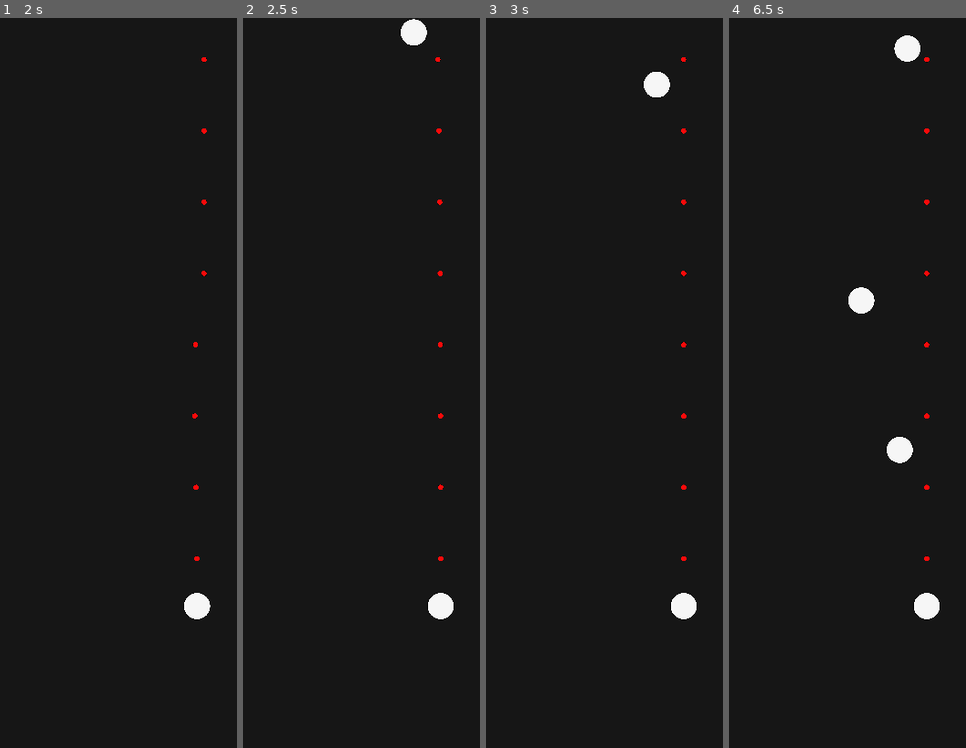
Above: before the commit, frames 1-4 (left to right).
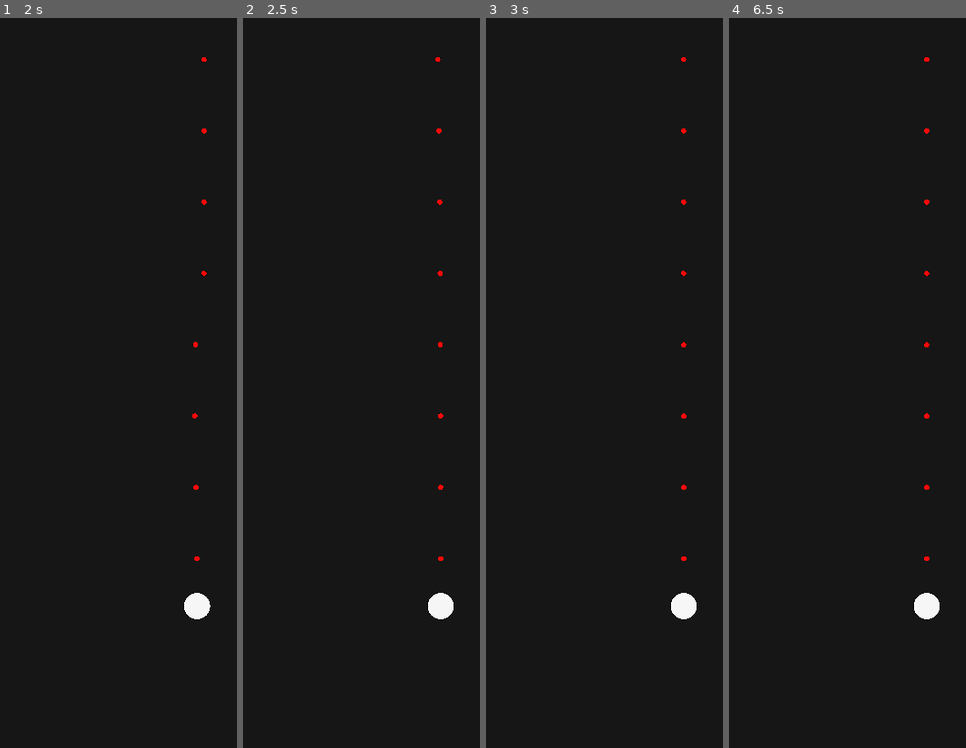
Above: after the commit, the same moments.

Repository: den-dimas/circlers-war
Game: Godot game, scene res://scenes/screens/main.tscn
Same seed, same stepped clock (60 frames per second), same inputs: the game is played once before the commit and once after it.
Inputs (mouse positions are in pixels of both pictures, inside the frame that each line leads up to):
- Up to frame 1 (2 s): tap Enter at 0.5 s; drag from (196, 660) to (outside the picture) at 0.52 s; drag from (116, 419) to (196, 660) at 1.27 s
- Up to frame 2 (2.5 s): move the mouse to (outside the picture) at 2.02 s; click (outside the picture) at 2.17 s
- Up to frame 3 (3 s): drag from (663, 529) to (561, 273) at 2.77 s
- Up to frame 4 (6.5 s): move the mouse to (outside the picture) at 3.52 s; click (outside the picture) at 3.67 s; drag from (804, 273) to (899, 215) at 4.27 s; move the mouse to (947, 383) at 5.02 s; click (947, 383) at 5.17 s; drag from (866, 200) to (845, 419) at 5.77 s

Frame 1 is identical in both runs. In frame 2, 0.3% of the frame differs, in the area x 66-78%, y 0-4%; in frame 3, 0.3%; in frame 4, 0.9%, in the area x 50-81%, y 2-61%.

Commit message:
FEATURE: Spawning group of people

Diff:
--- a/scenes/entity/people.tscn
+++ b/scenes/entity/people.tscn
@@ -25,4 +25,3 @@
 [node name="Weapon" parent="." instance=ExtResource("3_xw6rk")]
 
 [connection signal="area_entered" from="." to="." method="_on_area_entered"]
-[connection signal="screen_entered" from="VisibleOnScreenNotifier2D" to="." method="_on_visible_on_screen_notifier_2d_screen_entered"]
--- a/scenes/screens/main.tscn
+++ b/scenes/screens/main.tscn
@@ -48,11 +48,11 @@
 position = Vector2(275, -71)
 
 [node name="PeopleSpawner" type="Node2D" parent="."]
-position = Vector2(0, -48)
+position = Vector2(0, 283)
 script = ExtResource("5_lf8hh")
 
 [node name="Timer" type="Timer" parent="PeopleSpawner"]
-wait_time = 2.0
+wait_time = 5.0
 autostart = true
 
 [connection signal="timeout" from="PeopleSpawner/Timer" to="PeopleSpawner" method="_on_timer_timeout"]
--- a/scripts/controller/controller.gd
+++ b/scripts/controller/controller.gd
@@ -20,10 +20,10 @@
 
 	var player: People = people_scene.instantiate()
 
+	player.position = Vector2.ZERO
+
 	add_child(player)
 	add_member(player)
-
-	player.position = Vector2.ZERO
 
 func _process(delta):
 	if new_position != null && position.distance_to(new_position) > 0.0:
--- /dev/null
+++ b/scripts/people/group_people.gd
@@ -0,0 +1,16 @@
+class_name PeopleGroup
+extends NodeGroup
+
+var move_speed: float
+
+func _ready() -> void:
+  var screen_notifier = VisibleOnScreenNotifier2D.new()
+  add_child(screen_notifier)
+
+  screen_notifier.connect("screen_exited", on_outside_screen)
+
+func _process(delta):
+  position.y += move_speed * delta
+
+func on_outside_screen():
+  queue_free()
--- a/scripts/people/people.gd
+++ b/scripts/people/people.gd
@@ -7,12 +7,19 @@
 @export
 var move_speed := 100.0
 
+func _ready():
+	var screen_notifier = $"VisibleOnScreenNotifier2D"
+
+	screen_notifier.connect("screen_exited", queue_free)
+
 func _process(delta):
 	if !in_group:
 		position.y += move_speed * delta
 
 	reposition(delta)
 
+func _on_area_entered(area: NodeGroupMember) -> void:
+	if !in_group || get_parent().many_column_per_row < 1: return
 
-func _on_visible_on_screen_notifier_2d_screen_exited() -> void:
-	queue_free()
+	if in_group and area is NodeGroupMember and get_parent() is Controller:
+		get_parent().call_deferred("add_member", area)
--- a/scripts/people/people_spawner.gd
+++ b/scripts/people/people_spawner.gd
@@ -19,15 +19,42 @@
 
 func _process(_delta):
 	if (can_spawn):
-		var p: People = people_preset.instantiate()
-
-		add_child(p)
-
-		p.position.x = randf_range(48, get_viewport().content_scale_size.x - 48)
-		p.move_speed = randf_range(100, 300)
-		p.get_node("Weapon").random_bullet_speed(slowest_bullet_speed, fastest_bullet_speed)
+		spawn_group()
 
 		can_spawn = false
 
 func _on_timer_timeout() -> void:
 	can_spawn = true
+
+func spawn_group():
+	var group: PeopleGroup = PeopleGroup.new()
+	var num_people = randi_range(3, 5)
+
+	group.move_size = Vector2(16.4, 16.4)
+	group.first_row_many_column = 1
+	group.max_column = 10
+	group.add_column_per_row = 2
+	group.position.x = randf_range(48, get_viewport().content_scale_size.x - 48)
+	group.move_speed = 0
+
+	var i = 0
+	while i < num_people:
+
+		var p: People = people_preset.instantiate()
+
+		p.move_speed = 0
+		p.get_node("Weapon").random_bullet_speed(slowest_bullet_speed, fastest_bullet_speed)
+		p.position = Vector2.ZERO
+		p.can_reposition = true
+		# p.can_regroup = true
+
+		group.add_child(p)
+		group.add_member(p)
+
+		await get_tree().create_timer(0.5).timeout
+
+		i += 1
+
+	group.move_speed = randf_range(100, 300)
+
+	add_child(group)
--- a/scripts/weapon/weapon.gd
+++ b/scripts/weapon/weapon.gd
@@ -20,7 +20,7 @@
 	bullet_pool = ObjectPool.new(max_bullet_count, bullet_blueprint, bullet_spawn_point)
 
 func _process(_delta):
-	if get_parent() is not People || !get_parent().in_group:
+	if get_parent() is not People || !get_parent().in_group || get_parent().get_parent() is not Controller:
 		return
 
 	if can_shoot:
--- a/utils/node_group/node_group.gd
+++ b/utils/node_group/node_group.gd
@@ -25,6 +25,7 @@
 	change_add_member(true)
 	call_deferred("change_add_member", false)
 
+	member.position = Vector2.ZERO
 	member.row = current_row
 	member.column = current_column
 	member.in_group = true
